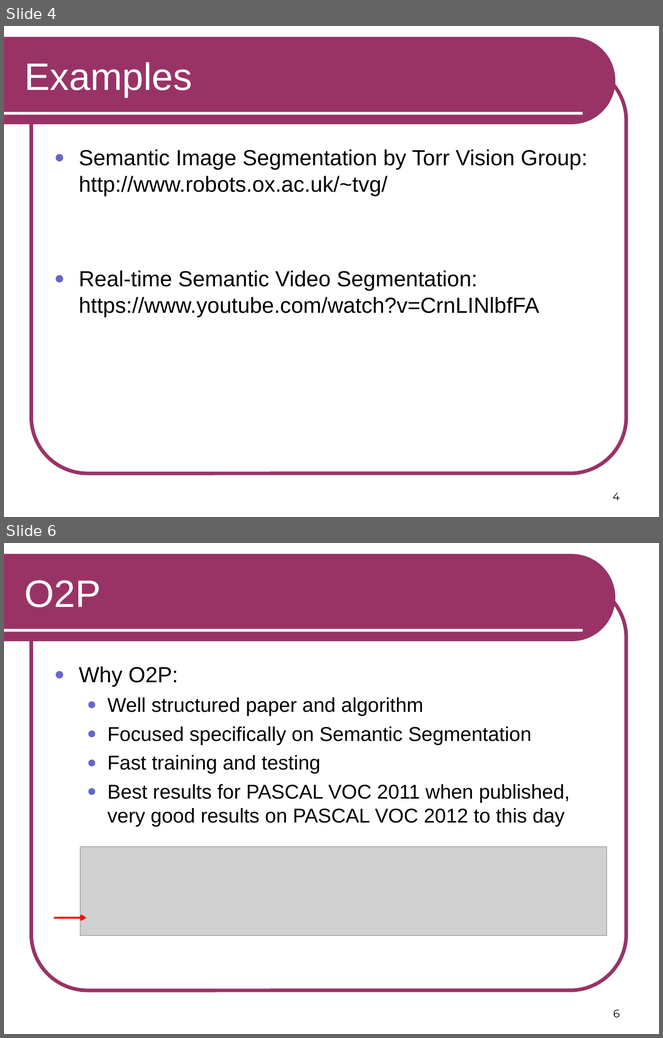
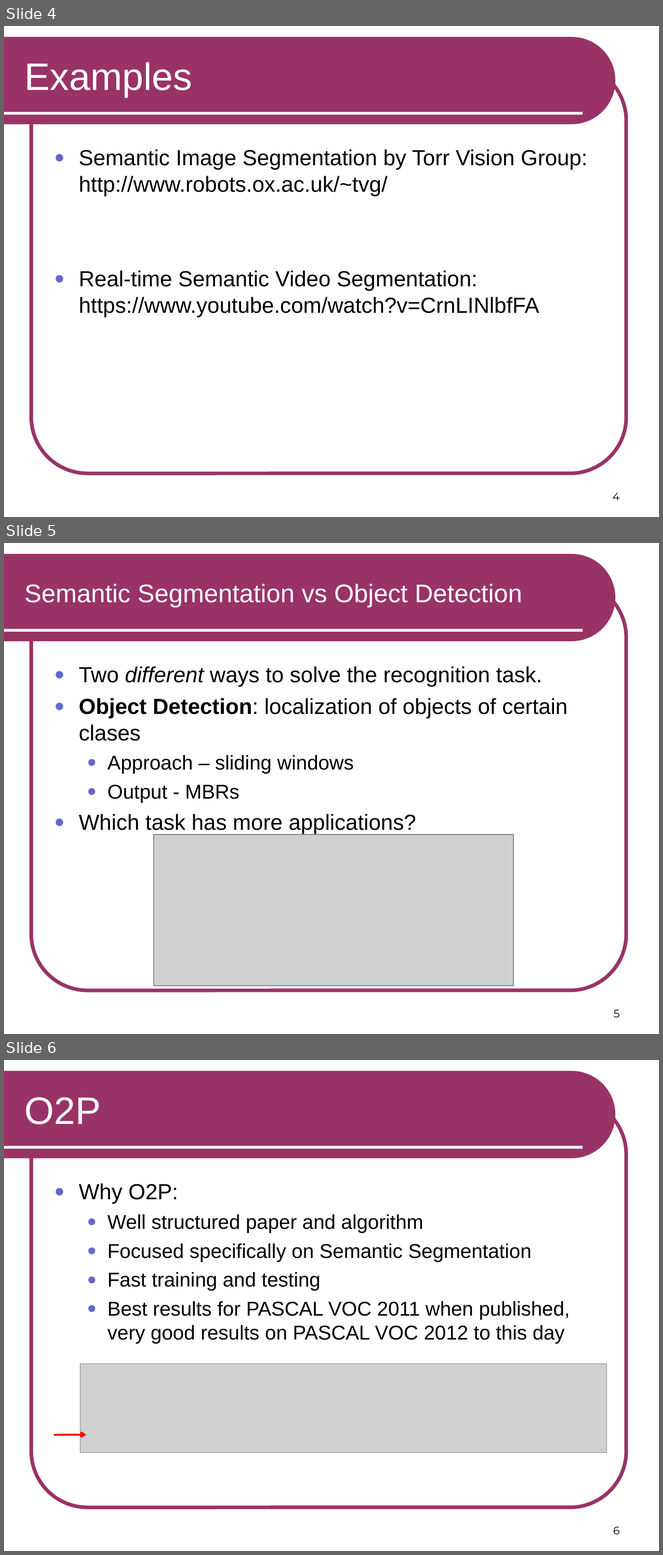
Before and after one commit to RSIP/SSI-SemanticSegmentation, a slide deck: template_slides.ppt. Shown one above the other, each under a label of ours: slides 4 and 6 before the commit, slides 4, 5 and 6 after it; the slides between them are not shown. The pictures are 663x1038 and 663x1555 pixels, drawn with LibreOffice and Linux fonts; fonts in the diff are those of the drawing; grey boxes stand for pictures. Boxes give left, top, right and bottom in pixels: in the first picture for what was removed or moved away, otherwise in the second. Text is boxed around its words. In the diff, an @@ line names an element or a change of style, - is before the commit and + after.

```diff
--- a/template_slides.ppt
+++ b/template_slides.ppt
@@ slide 5 added at [4,543,659,1034], background #FFFFFF; not listed: 3 template elements that a slide beside it also shows @@
@@ title added at [24,584,522,607], 28 pt, text #FFFFFF @@
+Semantic Segmentation vs Object Detection
@@ text added at [79,666,568,835], 24 pt, text #000000 @@
+● Two different ways to solve the recognition task.
+● Object Detection: localization of objects of certain clases
+  ● Approach – sliding windows
+  ● Output - MBRs
+● Which task has more applications?
@@ picture added at [154,835,514,986] @@
@@ page number added at [614,1010,620,1018], 12 pt, text #000000 @@
+5
```
Also in this commit, not shown: 4 other slides added, 2 slides removed.
